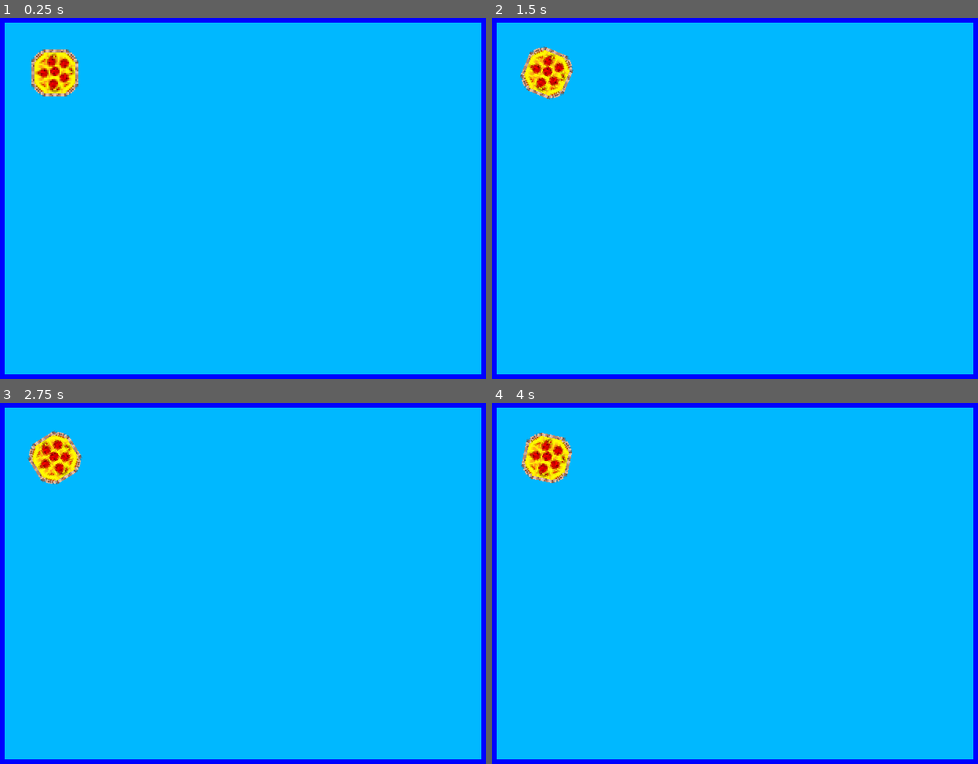
Above: before the commit, frames 1-4 (two rows, left to right).
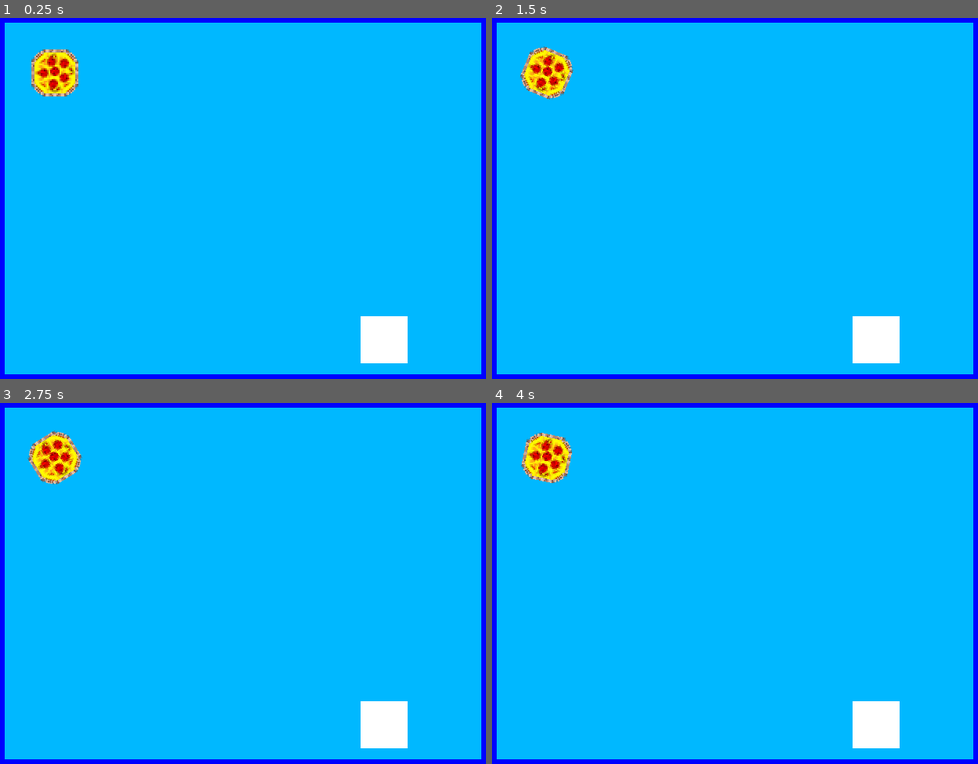
Above: after the commit, the same moments.

Repository: swashdev/minigame-madness
Game: Godot game, scene res://mini/ball_tribute/scenes/ball_tribute.tscn
Same seed, same stepped clock (60 frames per second), same inputs: the game is played once before the commit and once after it. This scene is started directly instead of the project's main scene.
Inputs (mouse positions are in pixels of both pictures, inside the frame that each line leads up to):
- Up to frame 1 (0.25 s): no input
- Up to frame 2 (1.5 s): tap Enter at 0.5 s; move the mouse to (846, 180) at 0.52 s; hold Space (action) 0.53-1.28 s; hold Right (move_right) from 0.53 s (still down); tap Up (move_up) at 0.77 s; move the mouse to (632, 216) at 1.27 s; tap Space (action) at 1.35 s
- Up to frame 3 (2.75 s): tap Up (move_up) at 1.52 s; move the mouse to (291, 500) at 2.02 s; release Right (move_right) at 2.03 s; hold Left (move_left) from 2.03 s (still down); hold Space (action) from 2.03 s (still down)
- Up to frame 4 (4 s): move the mouse to (710, 659) at 2.77 s; release Left (move_left) at 2.78 s; release Space (action) at 2.78 s; hold Right (move_right) from 2.78 s (still down); tap Space (action) at 2.85 s; tap Up (move_up) at 3.02, 3.77 s; move the mouse to (885, 641) at 3.52 s; hold Space (action) from 3.53 s (still down)

The runs differ from the first frame. In frame 1, 1.3% of the frame differs, in the area x 74-84%, y 82-96%; in frame 2, 1.3%; in frame 3, 1.3%; in frame 4, 1.3%.

Commit message:
[BALL] add a goal to the minigame scene.
The goal is a static body that the ball can collide with.  For now, it
has a placeholder `ColorRect` to make it visible.

Diff:
--- a/mini/ball_tribute/scenes/ball_tribute.tscn
+++ b/mini/ball_tribute/scenes/ball_tribute.tscn
@@ -9,6 +9,9 @@
 
 [sub_resource type="RectangleShape2D" id=2]
 extents = Vector2( 320, 16 )
+
+[sub_resource type="RectangleShape2D" id=3]
+extents = Vector2( 30, 30 )
 
 [node name="BallTribute" type="Node2D"]
 script = ExtResource( 1 )
@@ -118,4 +121,21 @@
 
 [node name="Ball" parent="." instance=ExtResource( 2 )]
 position = Vector2( 80, 80 )
+
+[node name="Goal" type="StaticBody2D" parent="."]
+position = Vector2( 500, 420 )
+collision_layer = 2
+collision_mask = 0
+
+[node name="CollisionShape2D" type="CollisionShape2D" parent="Goal"]
+shape = SubResource( 3 )
+
+[node name="ColorRect" type="ColorRect" parent="Goal"]
+margin_left = -30.0
+margin_top = -30.0
+margin_right = 30.0
+margin_bottom = 30.0
+__meta__ = {
+"_edit_use_anchors_": false
+}
 [connection signal="collided" from="Ball" to="." method="_on_Ball_collided"]
Not shown: 1 places in mini/ball_tribute/scenes/ball_tribute.tscn that only renumber resources
